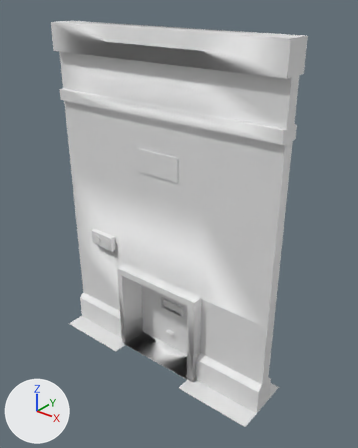
An edit to the FBX model Assets/5. Models/ShippingDoor.fbx, drawn before and after from the same camera.
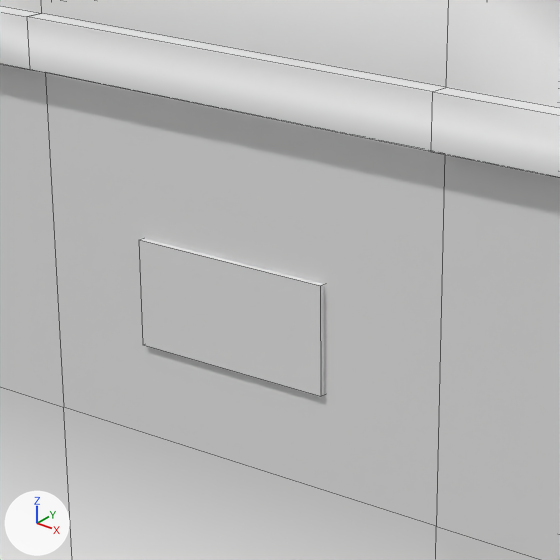
The first picture shows the older version from a 50 mm camera at (-1.5, -8.81, 9.88) aimed at (-8.93, 0.48, 4.12). The close-ups show the older and then the newer version on the part from 30% to 64% of the width and 21% to 49% of the height of that picture. Only the edits that show in the close-ups are written down. The axes (+X, +Y, +Z) are drawn at lower left. The lights are the same throughout. The close-ups show mesh edges as thin lines. Where no turn or scale is listed for an object, it has been applied to the vertices.

Names of what the first close-up shows: 'DoorNumber', 'DoorParent'.
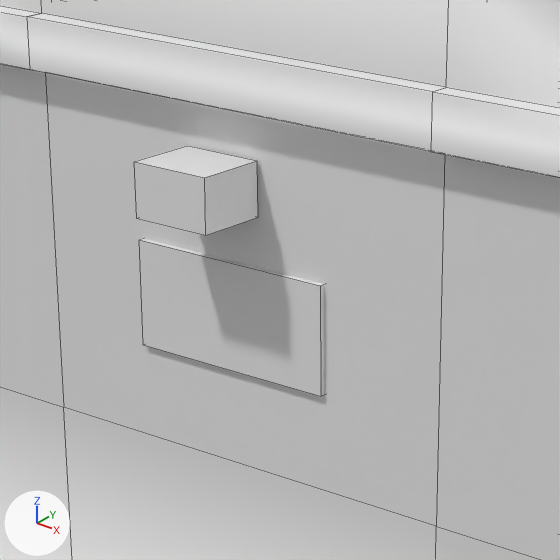
Location of each change, [x1, y1, x2, y2] in pixels of the close-ups (560 x 560 px):
'LightExterior', added: after [134, 146, 258, 235]

Patch to the scene script:
```diff
--- a/Assets/5. Models/ShippingDoor.fbx.py
+++ b/Assets/5. Models/ShippingDoor.fbx.py
@@ me_cube @@
+me_cube.from_pydata(...)  # a box spanning x -0.241..0.241, y -0.206..0.206, z -0.15..0.15
+me_cube.materials.append(mat_lowpolycommon)  # its picture is missing
@@ ob_lightexterior @@
+ob_lightexterior = bpy.data.objects.new('LightExterior', me_cube)
+ob_lightexterior.location = (-9.116, -0.378, 6.643)
```
